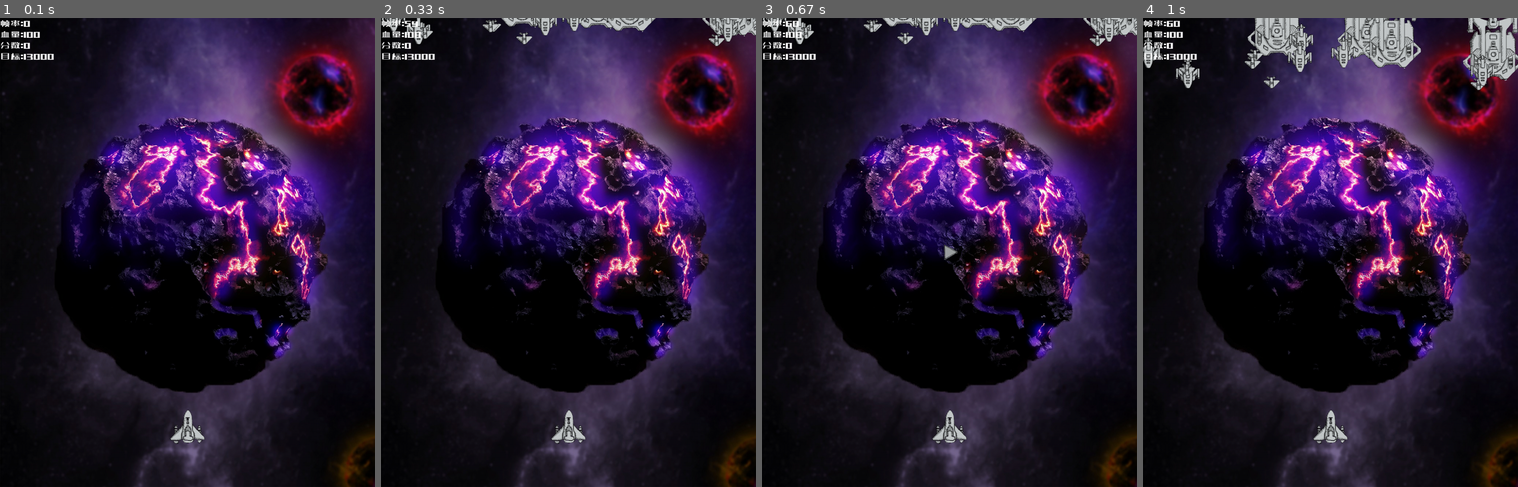
Above: before the commit, frames 1-4 (left to right).
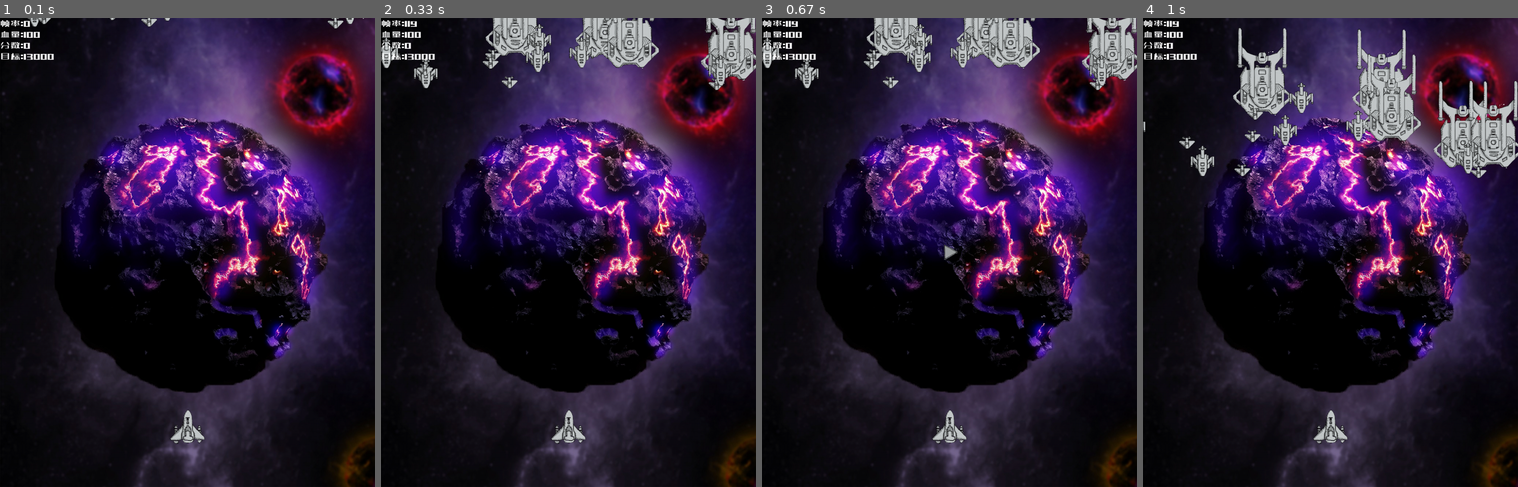
Above: after the commit, the same moments.

Repository: 1013446386/pygameAirplaneWar
Game: pygame game, started from main.py
The game is run twice, just before and just after one commit, with the same random seed, the same clock (stepped at 60 frames per second) and the same inputs.
Inputs:
- Up to frame 1 (0.1 s): no input
- Up to frame 2 (0.33 s): no input
- Up to frame 3 (0.67 s): tap C at 0.33 s
- Up to frame 4 (1 s): tap B at 0.67 s

The runs differ from the first frame. In frame 1, 0.2% of the frame differs, in the area x 7-98%, y 0-3%; in frame 2, 5.5%; in frame 3, 5.5%; in frame 4, 12%, in the area x 0-100%, y 0-35%.

Commit message:
修正Mac编译，修改图标

Diff:
--- a/base/config.py
+++ b/base/config.py
@@ -22,7 +22,7 @@
     DisplayWH = (1024, 1280)  # 窗口宽高
     DisplayBGPos = [(0, 0)]  # 背景图位置
     DisplayTitle = "飞机大战"  # 窗口标题
-    DisplayFPS = 60  # FPS
+    DisplayFPS = 120  # FPS
 
     MusicVolume = 0.33
     BiuVolume = 0.4
--- a/base/resources.py
+++ b/base/resources.py
@@ -16,7 +16,7 @@
         self.sound_folder = os.path.join(Config.game_folder, 'resources/sounds')
         self.font_folder = os.path.join(Config.game_folder, 'resources/fonts')
         self.backgroundImg = pygame.image.load(os.path.join(self.img_folder, 'background1_mini.png')).convert()
-        self.ico = pygame.image.load(os.path.join(self.ico_folder, 'd5_64x64.ico')).convert_alpha()
+        self.ico = pygame.image.load(os.path.join(self.ico_folder, 'd5_128x128.ico')).convert_alpha()
         self.ico.set_colorkey(Color.BLACK)
 
         pygame.mixer_music.load(os.path.join(self.sound_folder, 'background.wav'))
--- a/main.py
+++ b/main.py
@@ -10,6 +10,7 @@
 from model.obstacle import Obstacle
 from model.player import Player
 import threading
+
 
 # 整体控制
 class Display:
@@ -99,7 +100,7 @@
                     if not self.__pause:  # 如果是暂停状态则取消暂停
                         threading.Thread(target=self.launch).start()
                         # self.launch()  # 发射子弹函数
-                if event.key == pygame.K_ESCAPE or event.key == pygame.K_b or\
+                if event.key == pygame.K_ESCAPE or event.key == pygame.K_b or \
                         event.key == pygame.K_c or event.key == pygame.K_v:
                     if self.__pause:  # 如果是暂停状态则取消暂停
                         self.play()
Not shown, changed: README.md
Binary file added: resources/icon/ICON.png
Renamed: resources/icon/d55c6df9e720c4d79640017d6320b798_16x16.ico -> resources/icon/d5_16x16.ico
Renamed: resources/icon/d55c6df9e720c4d79640017d6320b798_32x32.ico -> resources/icon/d5_32x32.ico
Renamed: resources/icon/d55c6df9e720c4d79640017d6320b798_48x48.ico -> resources/icon/d5_48x48.ico
Renamed: resources/icon/107d91565a0a52304e9c5863c9b9f471_16x16.ico -> resources/icon/d9_16x16.ico
Renamed: resources/icon/107d91565a0a52304e9c5863c9b9f471_32x32.ico -> resources/icon/d9_32x32.ico
Renamed: resources/icon/107d91565a0a52304e9c5863c9b9f471_48x48.ico -> resources/icon/d9_48x48.ico
Binary file added: resources/images/icon.png
Binary file added: resources/images/icon1.png
Binary file removed: resources/images/飞船.png
Not shown, changed: main.spec
(and 1 more such lines)
